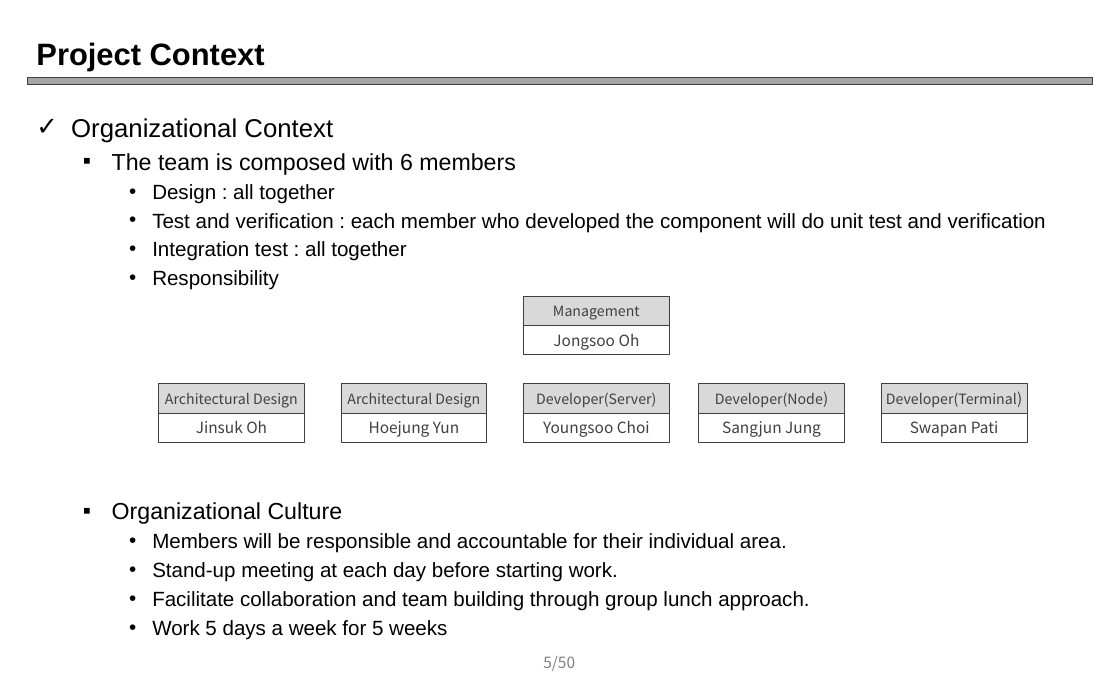
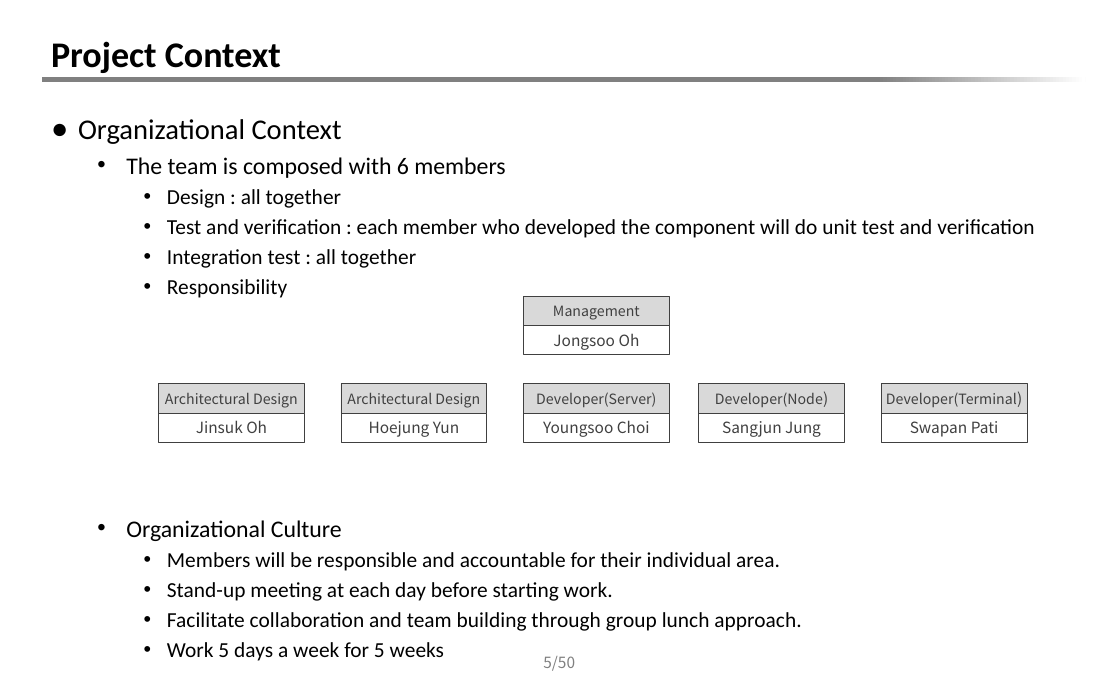
Before and after one commit to Youngsoo/iot-platform, a slide deck: slide 5 of Final_presentation_team5_v0.5.pptx. Drawn at 1120x695 pixels with LibreOffice and Linux fonts; fonts in the diff are those of the drawing. Boxes give left, top, right and bottom in pixels: in the first picture for what was removed or moved away, otherwise in the second. Text is boxed around its words. In the diff, an @@ line names an element or a change of style, - is before the commit and + after.

```diff
--- a/Final_presentation_team5_v0.5.pptx
+++ b/Final_presentation_team5_v0.5.pptx
@@ title "Project Context" moved from (x1=36, y1=42, x2=265, y2=70) to (x1=51, y1=41, x2=281, y2=73) @@
@@ title "Project Context" at (x1=51, y1=41, x2=281, y2=73): size 24 to 28 pt, font Arial to Calibri @@
@@ rectangle resized from (x1=27, y1=27, x2=1101, y2=78) to (x1=42, y1=27, x2=1093, y2=78) @@
@@ rectangle resized from (x1=27, y1=78, x2=1093, y2=85) to (x1=42, y1=78, x2=1086, y2=83) @@
@@ rectangle at (x1=42, y1=78, x2=1086, y2=83): fill #A6A6A6 to gradient #808080 to #FFFFFF; outline #404040 0.75 pt to none @@
@@ text "Organizational Context" moved from (x1=71, y1=118, x2=1046, y2=640) to (x1=78, y1=119, x2=1034, y2=661) @@
@@ text "Organizational Context" at (x1=78, y1=119, x2=1034, y2=661): size 20 to 22.2 pt in "Organizational Context"; font Arial to Calibri; size 18 to 18.5 pt in "The team is composed with 6 members", "Organizational Culture"; size 16 to 16.6 pt in "Design : all together", "Test and verification : each member who ...", "Integration test : all together", "Responsibility" and 4 more places; bullet ✓ to ●; bullet ▪ to • @@
```
Also in this commit, not shown: 58 other slides changed.
